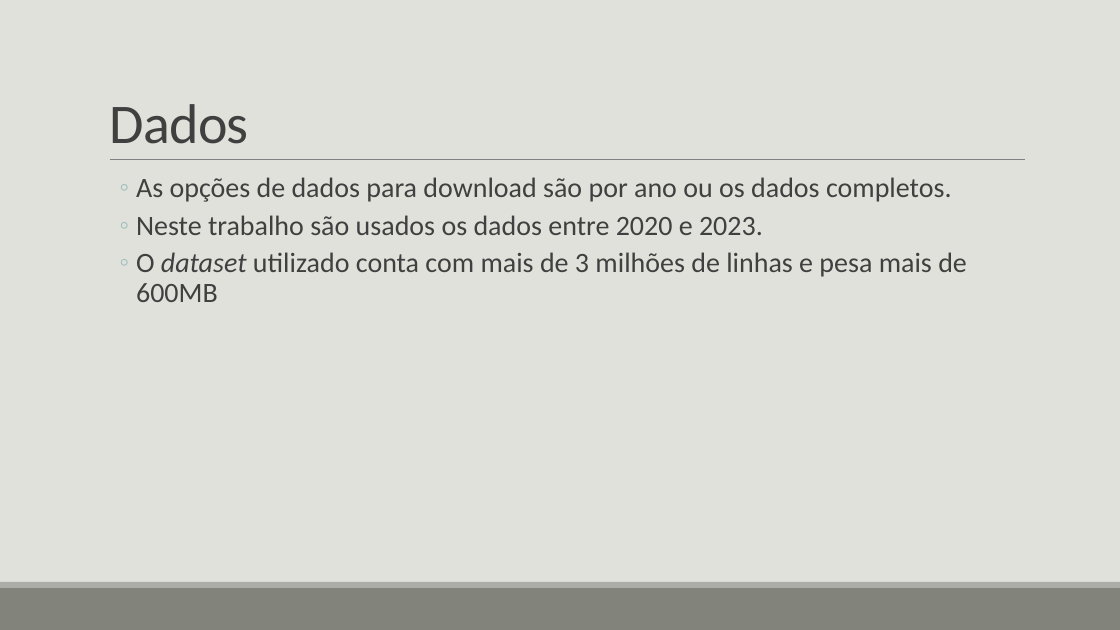
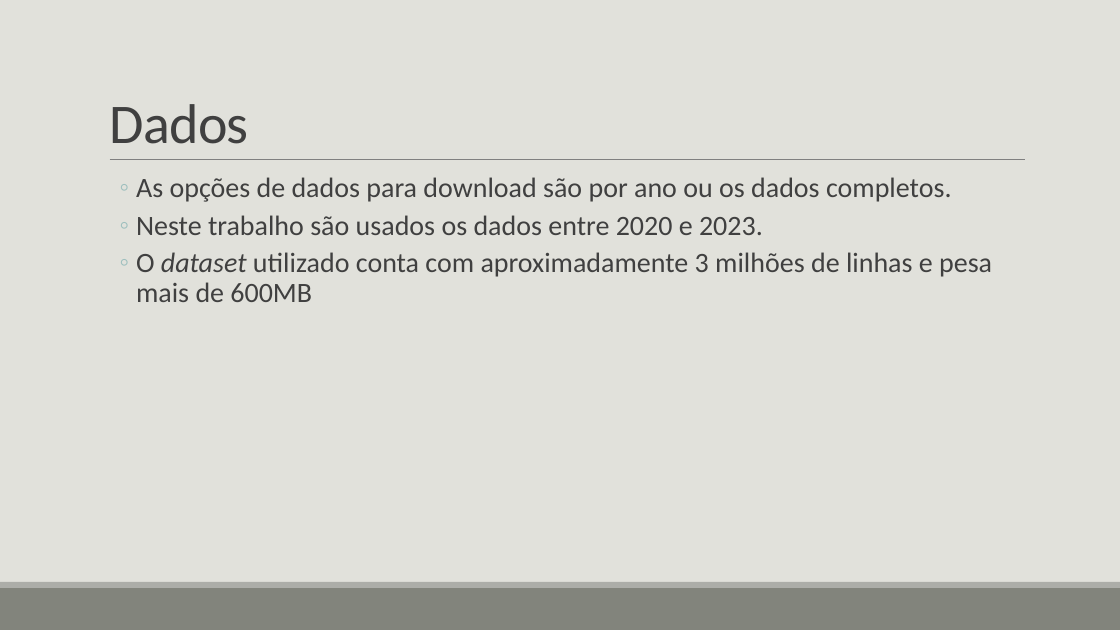
Before and after one commit to gvheisler/KDD-COVID-19, a slide deck: slide 4 of presentation/presentation.pptx. Drawn at 1120x630 pixels with LibreOffice and Linux fonts; fonts in the diff are those of the drawing. Boxes give left, top, right and bottom in pixels: in the first picture for what was removed or moved away, otherwise in the second. Text is boxed around its words. In the diff, an @@ line names an element or a change of style, - is before the commit and + after.

```diff
--- a/presentation/presentation.pptx
+++ b/presentation/presentation.pptx
@@ text at [136, 252, 992, 302]: text changed @@
-  ◦ O dataset utilizado conta com mais de 3 milhões de linhas e pesa mais de 600MB
+  ◦ O dataset utilizado conta com aproximadamente 3 milhões de linhas e pesa mais de 600MB
```
Also in this commit, not shown: 3 other slides changed, 1 other file.
